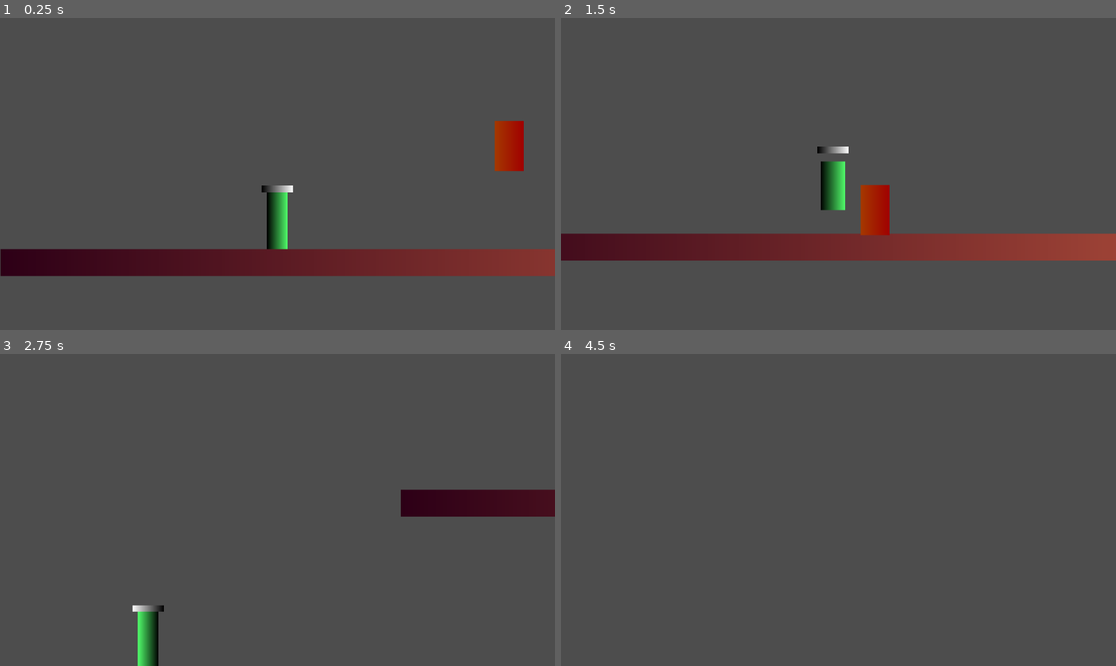
Above: before the commit, frames 1-4 (two rows, left to right).
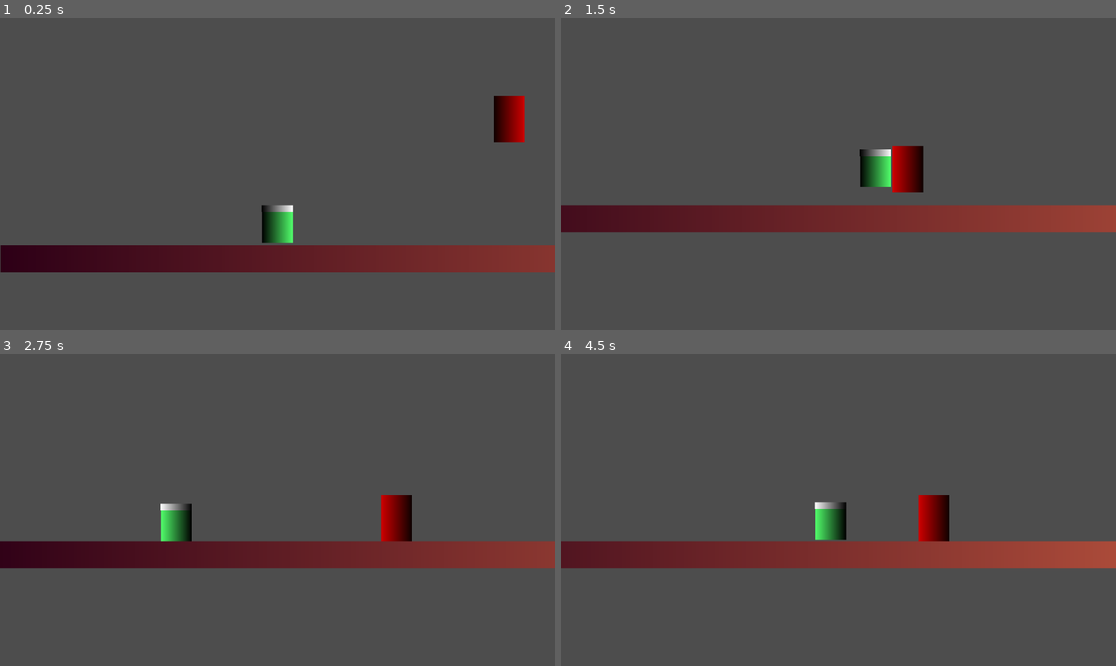
Above: after the commit, the same moments.

Repository: muffindohoah/coffee
Game: Godot game, scene res://test_level.tscn
Two runs of this game, one before a commit and one after it. Both use one fixed random seed, a clock stepped at 60 frames per second and the inputs below.
Inputs:
- Up to frame 1 (0.25 s): no input
- Up to frame 2 (1.5 s): hold D (right) from 0.53 s (still down); tap Shift (dodgeparry) at 0.6, 1.35 s; tap W (jump) at 0.77 s
- Up to frame 3 (2.75 s): tap W (jump) at 1.52 s; release D (right) at 2.03 s; hold A (left) from 2.03 s (still down); tap Shift (dodgeparry) at 2.1 s
- Up to frame 4 (4.5 s): release A (left) at 2.78 s; hold D (right) 2.78-4.28 s; tap Shift (dodgeparry) at 2.85, 3.6, 4.35 s; tap W (jump) at 3.02, 3.77 s; hold A (left) from 4.28 s (still down)

The runs differ from the first frame. In frame 1, 4.5% of the frame differs, in the area x 0-100%, y 24-83%; in frame 2, 20%, in the area x 0-100%, y 40-78%; in frame 3, 13%; in frame 4, 10%.

Commit message:
make things smaller

Diff:
--- a/coffee/enemy.gd
+++ b/coffee/enemy.gd
@@ -19,8 +19,10 @@
 			var dir := (t.global_position - global_position).normalized() # vector pointing towards target
 			if dir.x < 0:
 				velocity.x = move_toward(velocity.x, -SPEED, ACCELERATION * delta)
+				$flip2d.face(-1)
 			else:
 				velocity.x = move_toward(velocity.x, SPEED, ACCELERATION * delta)
+				$flip2d.face(1)
 		else:
 			velocity.x = move_toward(velocity.x, 0, ACCELERATION * delta)
 
--- a/coffee/enemy.tscn
+++ b/coffee/enemy.tscn
@@ -1,34 +1,39 @@
-[gd_scene load_steps=7 format=3 uid="uid://c53gmymolr23u"]
+[gd_scene load_steps=8 format=3 uid="uid://c53gmymolr23u"]
 
 [ext_resource type="Script" path="res://enemy.gd" id="1_2kq0b"]
-
-[sub_resource type="CapsuleShape2D" id="CapsuleShape2D_vrsvm"]
-radius = 30.0
-height = 98.0
+[ext_resource type="PackedScene" uid="uid://ddtj8kqkup2gn" path="res://scenes/components/flip_2d.tscn" id="2_7f8vj"]
 
 [sub_resource type="Gradient" id="Gradient_787ac"]
-colors = PackedColorArray(0.645202, 0.224849, 0, 1, 0.63, 0, 0, 1)
+colors = PackedColorArray(0.0624614, 0.00736692, 1.50409e-09, 1, 0.81502, 1.01075e-06, 1.92523e-07, 1)
 
 [sub_resource type="GradientTexture1D" id="GradientTexture1D_kvcpe"]
 gradient = SubResource("Gradient_787ac")
+
+[sub_resource type="CapsuleShape2D" id="CapsuleShape2D_vrsvm"]
+radius = 32.0
+height = 96.0
 
 [sub_resource type="CircleShape2D" id="CircleShape2D_t2uqc"]
 radius = 269.03
 
 [sub_resource type="RectangleShape2D" id="RectangleShape2D_hqgik"]
-size = Vector2(92, 119)
+size = Vector2(92, 107)
 
 [node name="enemy" type="CharacterBody2D" groups=["damageable", "enemy"]]
 collision_layer = 16
 collision_mask = 3
 script = ExtResource("1_2kq0b")
 
+[node name="flip2d" parent="." instance=ExtResource("2_7f8vj")]
+
+[node name="Sprite2D" type="Sprite2D" parent="flip2d"]
+position = Vector2(0, -48)
+scale = Vector2(0.25, 96)
+texture = SubResource("GradientTexture1D_kvcpe")
+
 [node name="CollisionShape2D" type="CollisionShape2D" parent="."]
+position = Vector2(0, -48)
 shape = SubResource("CapsuleShape2D_vrsvm")
-
-[node name="Sprite2D" type="Sprite2D" parent="."]
-scale = Vector2(0.234375, 104)
-texture = SubResource("GradientTexture1D_kvcpe")
 
 [node name="AnimationPlayer" type="AnimationPlayer" parent="."]
 root_node = NodePath("")
@@ -43,7 +48,7 @@
 monitorable = false
 
 [node name="CollisionShape2D" type="CollisionShape2D" parent="attack"]
-position = Vector2(0, -7.5)
+position = Vector2(0, -54.5)
 shape = SubResource("RectangleShape2D_hqgik")
 
 [connection signal="body_entered" from="detectionrange" to="." method="_on_detectionrange_body_entered"]
--- a/coffee/player.tscn
+++ b/coffee/player.tscn
@@ -2,10 +2,6 @@
 
 [ext_resource type="Script" path="res://player.gd" id="1_53qcj"]
 [ext_resource type="PackedScene" uid="uid://ddtj8kqkup2gn" path="res://scenes/components/flip_2d.tscn" id="2_m1dq5"]
-
-[sub_resource type="CapsuleShape2D" id="CapsuleShape2D_htvss"]
-radius = 21.0
-height = 118.0
 
 [sub_resource type="Gradient" id="Gradient_t1l8p"]
 
@@ -16,6 +12,10 @@
 
 [sub_resource type="GradientTexture1D" id="GradientTexture1D_qfsk1"]
 gradient = SubResource("Gradient_sfueg")
+
+[sub_resource type="CapsuleShape2D" id="CapsuleShape2D_htvss"]
+radius = 32.0
+height = 64.0
 
 [sub_resource type="Animation" id="Animation_j25g7"]
 length = 0.001
@@ -30,30 +30,6 @@
 "transitions": PackedFloat32Array(1),
 "update": 0,
 "values": [Color(0.32, 1, 0.422, 1)]
-}
-tracks/1/type = "value"
-tracks/1/imported = false
-tracks/1/enabled = true
-tracks/1/path = NodePath("flip2d/Sprite2D:scale")
-tracks/1/interp = 1
-tracks/1/loop_wrap = true
-tracks/1/keys = {
-"times": PackedFloat32Array(0),
-"transitions": PackedFloat32Array(1),
-"update": 0,
-"values": [Vector2(0.167969, 118)]
-}
-tracks/2/type = "value"
-tracks/2/imported = false
-tracks/2/enabled = true
-tracks/2/path = NodePath("flip2d/Sprite2D:position")
-tracks/2/interp = 1
-tracks/2/loop_wrap = true
-tracks/2/keys = {
-"times": PackedFloat32Array(0),
-"transitions": PackedFloat32Array(1),
-"update": 0,
-"values": [Vector2(-1.19209e-07, 0)]
 }
 
 [sub_resource type="Animation" id="Animation_60v6o"]
@@ -75,30 +51,6 @@
 [sub_resource type="Animation" id="Animation_txax0"]
 resource_name = "roll"
 length = 0.3
-tracks/0/type = "value"
-tracks/0/imported = false
-tracks/0/enabled = true
-tracks/0/path = NodePath("flip2d/Sprite2D:scale")
-tracks/0/interp = 1
-tracks/0/loop_wrap = true
-tracks/0/keys = {
-"times": PackedFloat32Array(0, 0.0333333, 0.0666667, 0.1, 0.133333),
-"transitions": PackedFloat32Array(1, 1, 1, 1, 1),
-"update": 0,
-"values": [Vector2(0.167969, 118), Vector2(0.234375, 84), Vector2(0.316406, 57), Vector2(0.234375, 84), Vector2(0.167969, 118)]
-}
-tracks/1/type = "value"
-tracks/1/imported = false
-tracks/1/enabled = true
-tracks/1/path = NodePath("flip2d/Sprite2D:position")
-tracks/1/interp = 1
-tracks/1/loop_wrap = true
-tracks/1/keys = {
-"times": PackedFloat32Array(0, 0.0333333, 0.0666667, 0.1, 0.133333),
-"transitions": PackedFloat32Array(1, 1, 1, 1, 1),
-"update": 0,
-"values": [Vector2(-1.19209e-07, 0), Vector2(-1.42109e-14, 17), Vector2(0, 30), Vector2(-1.42109e-14, 17), Vector2(-1.19209e-07, 0)]
-}
 
 [sub_resource type="AnimationLibrary" id="AnimationLibrary_0odbd"]
 _data = {
@@ -111,21 +63,22 @@
 collision_mask = 2
 script = ExtResource("1_53qcj")
 
-[node name="CollisionShape2D" type="CollisionShape2D" parent="."]
-shape = SubResource("CapsuleShape2D_htvss")
-
 [node name="flip2d" parent="." instance=ExtResource("2_m1dq5")]
 
 [node name="Sprite2D" type="Sprite2D" parent="flip2d"]
 modulate = Color(0.32, 1, 0.422, 1)
-position = Vector2(-1.19209e-07, 0)
-scale = Vector2(0.167969, 118)
+position = Vector2(0, -32)
+scale = Vector2(0.25, 64)
 texture = SubResource("GradientTexture1D_j181l")
 
 [node name="headsprite" type="Sprite2D" parent="flip2d"]
-position = Vector2(2.98023e-08, -66)
+position = Vector2(0, -71)
 scale = Vector2(0.253906, 13.875)
 texture = SubResource("GradientTexture1D_qfsk1")
+
+[node name="CollisionShape2D" type="CollisionShape2D" parent="."]
+position = Vector2(0, -32)
+shape = SubResource("CapsuleShape2D_htvss")
 
 [node name="Camera2D" type="Camera2D" parent="."]
 limit_smoothed = true
